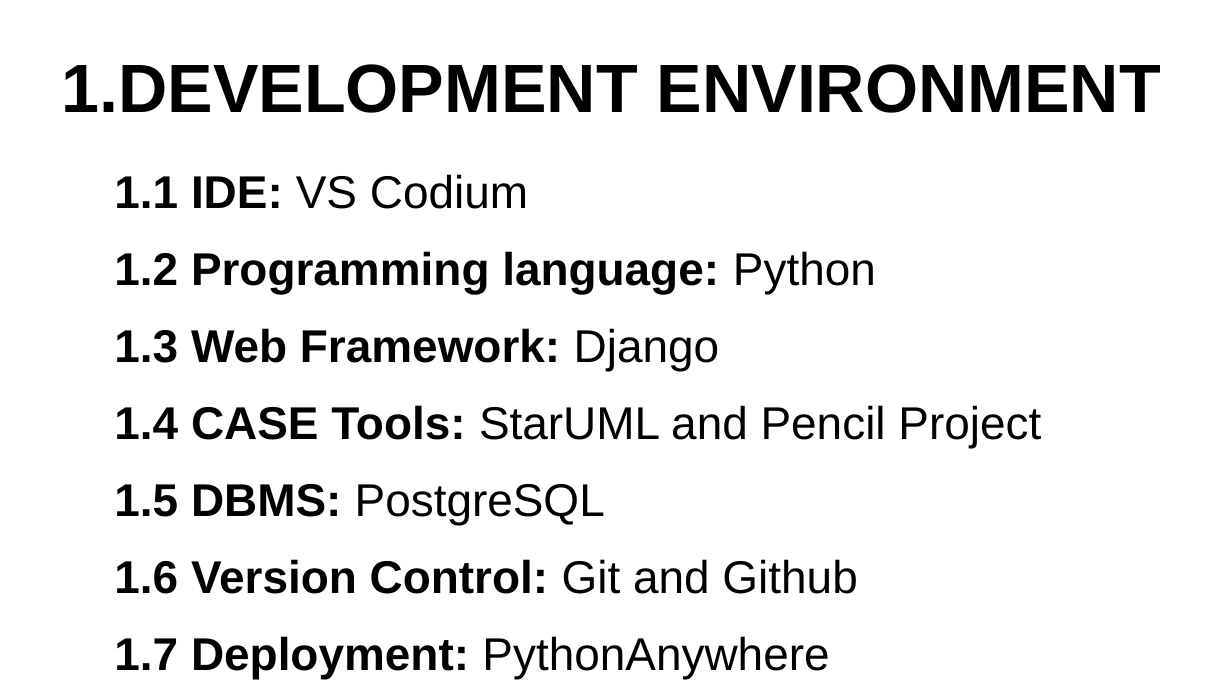
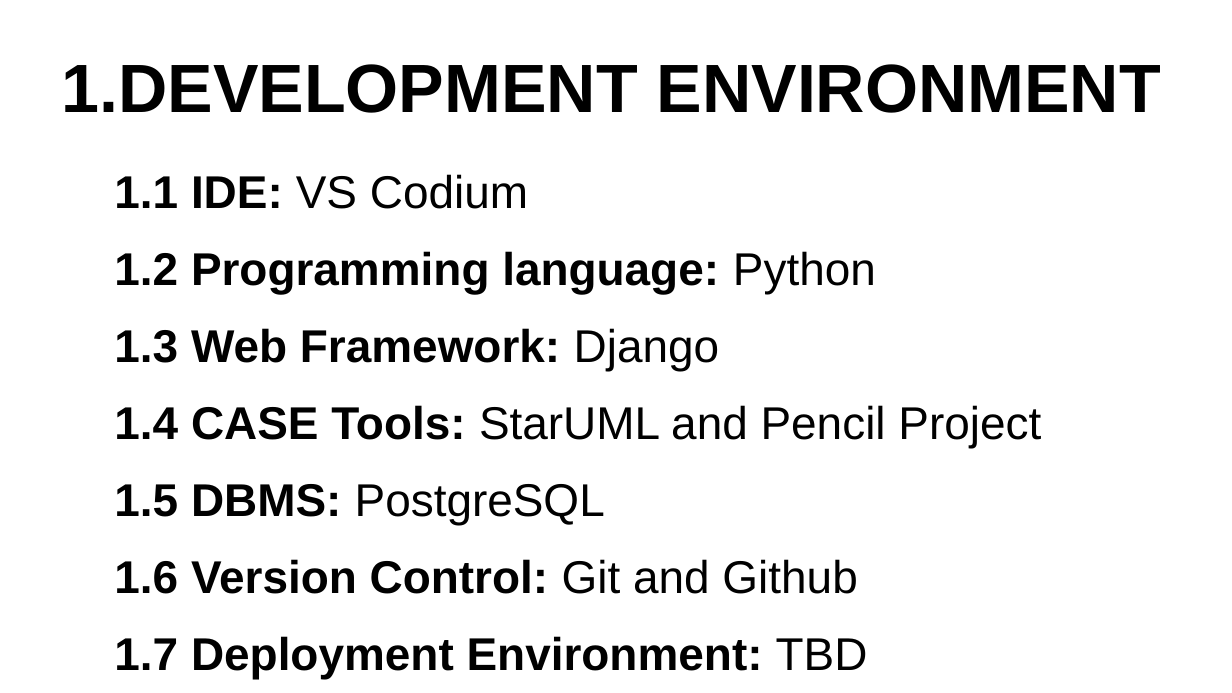
Before and after one commit to Michael-Otieno-Kasuku/Bursary, a slide deck: slide 4 of docs/implementation/bursary mashinani implementation full guide.odp. Drawn at 1232x693 pixels with LibreOffice and Linux fonts; fonts in the diff are those of the drawing. Boxes give left, top, right and bottom in pixels: in the first picture for what was removed or moved away, otherwise in the second. Text is boxed around its words. In the diff, an @@ line names an element or a change of style, - is before the commit and + after.

```diff
--- a/docs/implementation/bursary mashinani implementation full guide.odp
+++ b/docs/implementation/bursary mashinani implementation full guide.odp
@@ text at (114,636,868,679): text changed @@
-1.7 Deployment: PythonAnywhere
+1.7 Deployment Environment: TBD
```
Also in this commit, not shown: 21 other slides changed, 1 slide added, 2 slides removed.
